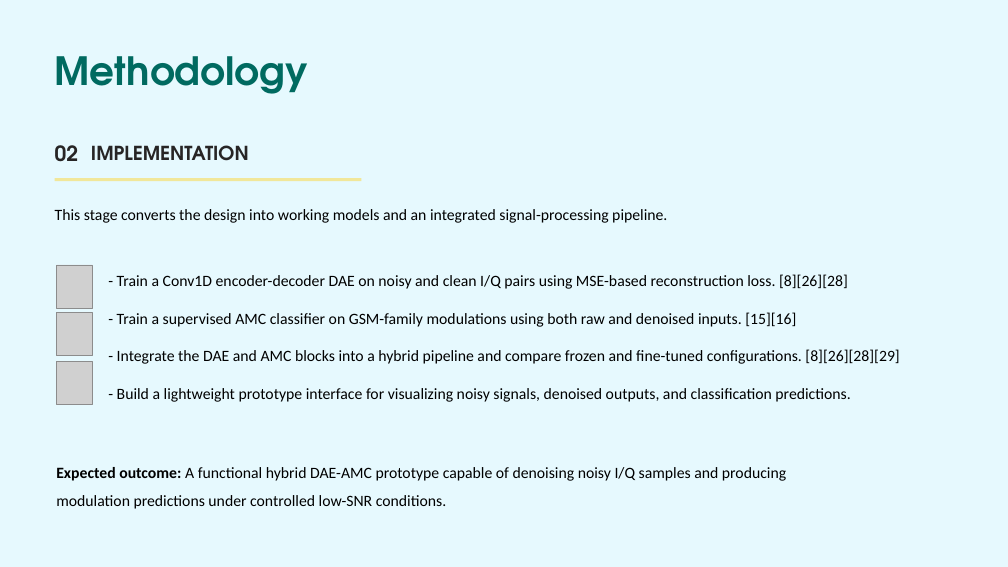
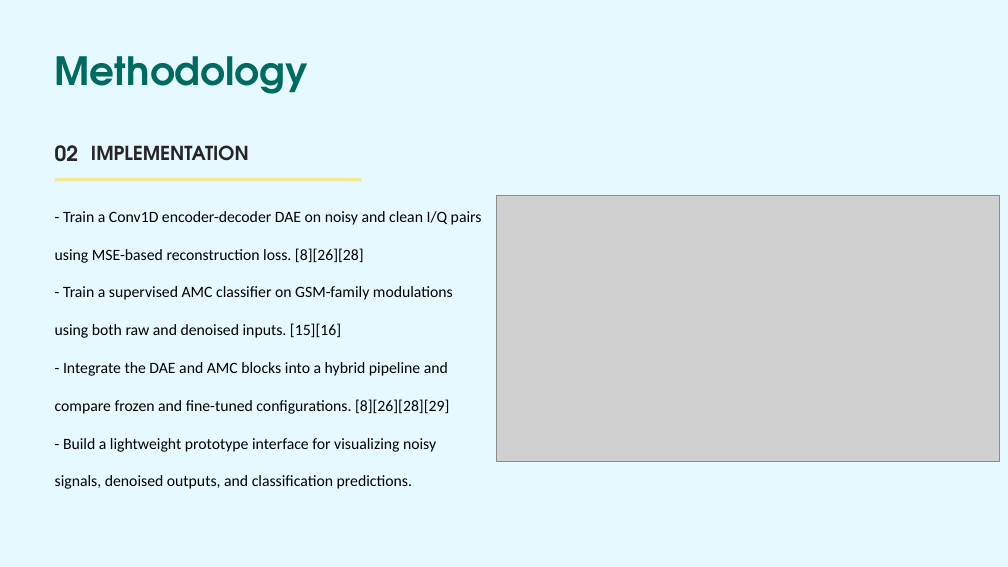
Before and after one commit to sharif-smj/Telecom-engineering-final-year-project, a slide deck: slide 18 of GSM Signal Denoising and Modulation Classification for Rural Uganda.pptx. Drawn at 1008x567 pixels with LibreOffice and Linux fonts; fonts in the diff are those of the drawing; grey boxes stand for pictures. Boxes give left, top, right and bottom in pixels: in the first picture for what was removed or moved away, otherwise in the second. Text is boxed around its words. In the diff, an @@ line names an element or a change of style, - is before the commit and + after.

```diff
--- a/GSM Signal Denoising and Modulation Classification for Rural Uganda.pptx
+++ b/GSM Signal Denoising and Modulation Classification for Rural Uganda.pptx
@@ text "- Train a Conv1D encoder-decoder ..." rewrapped from (117,274,899,402) to (55,211,482,489) @@
@@ text removed at (55,209,667,223) @@
-This stage converts the design into working models and an integrated signal-processing pipeline.
@@ picture added at (496,195,999,461) @@
@@ picture removed at (57,265,93,307) @@
@@ picture removed at (56,312,92,355) @@
@@ picture removed at (57,362,93,404) @@
@@ text removed at (56,467,786,509) @@
-Expected outcome: A functional hybrid DAE-AMC prototype capable of denoising noisy I/Q samples and producing modulation predictions under controlled low-SNR conditions.
```
Also in this commit, not shown: 4 other slides changed, 21 other files.
